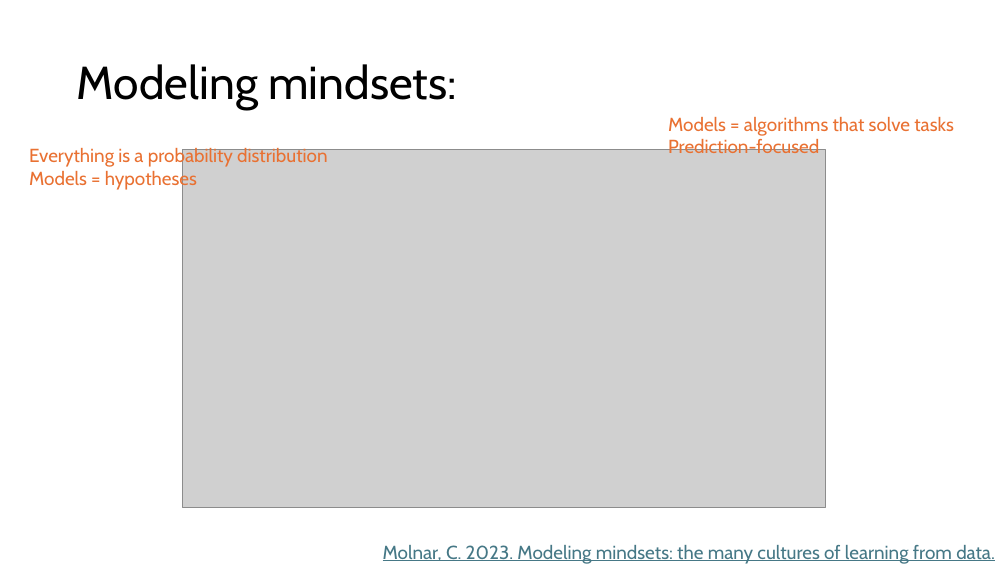
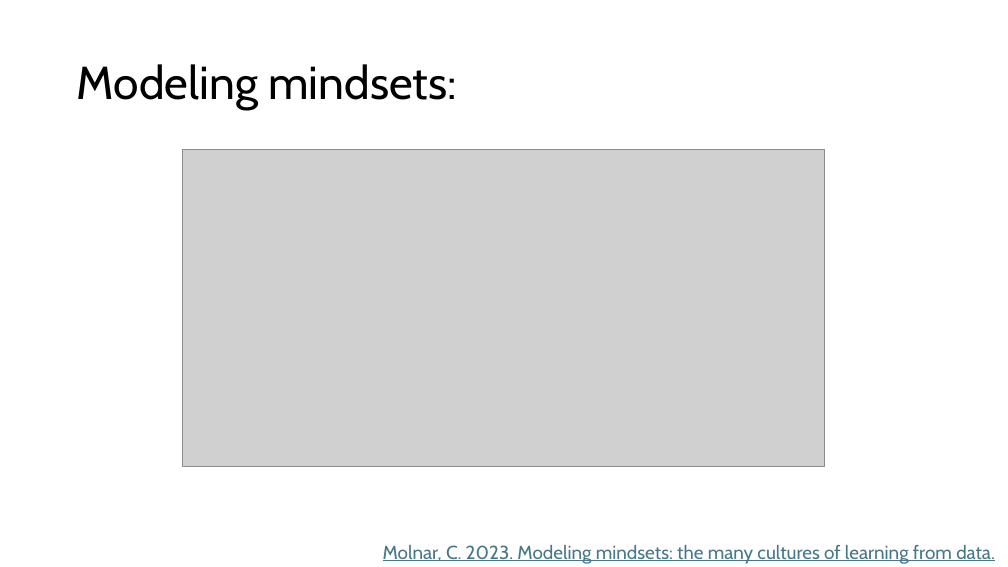
Before and after one commit to grantvagle/ml_methods_workshop, a slide deck: slide 5 of slides/01_what_is_ml.pptx (slide 3 before the commit). Drawn at 1008x567 pixels with LibreOffice and Linux fonts; fonts in the diff are those of the drawing; grey boxes stand for pictures. Boxes give left, top, right and bottom in pixels: in the first picture for what was removed or moved away, otherwise in the second. Text is boxed around its words. In the diff, an @@ line names an element or a change of style, - is before the commit and + after.

```diff
--- a/slides/01_what_is_ml.pptx
+++ b/slides/01_what_is_ml.pptx
@@ text removed at (x1=668, y1=117, x2=954, y2=153) @@
-Models = algorithms that solve tasks
-Prediction-focused
@@ text removed at (x1=29, y1=146, x2=327, y2=190) @@
-Everything is a probability distribution
-Models = hypotheses
@@ picture resized from (x1=183, y1=150, x2=826, y2=507) to (x1=183, y1=150, x2=825, y2=467) @@
```
Also in this commit, not shown: 4 other slides changed, 15 slides added, 3 slides removed.
